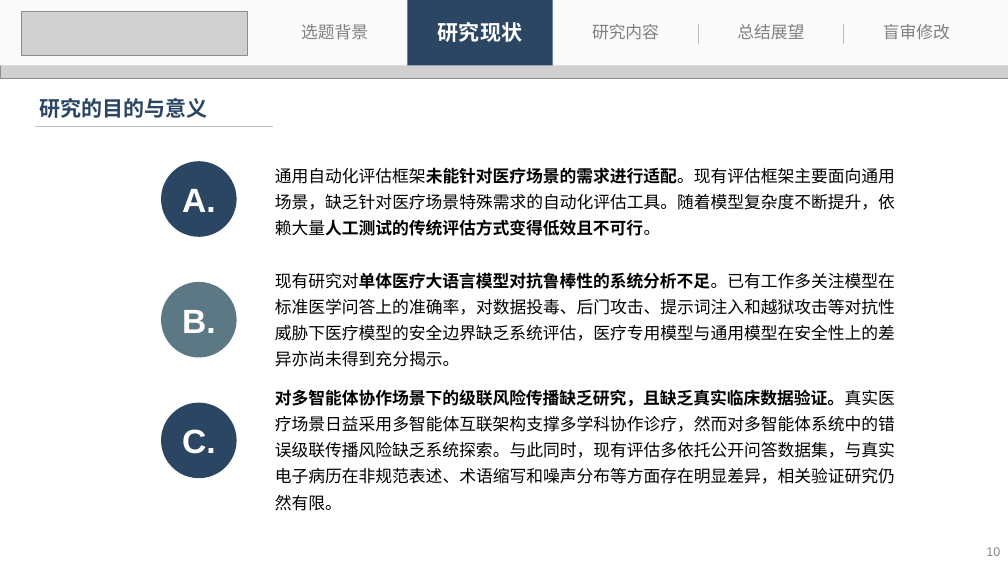
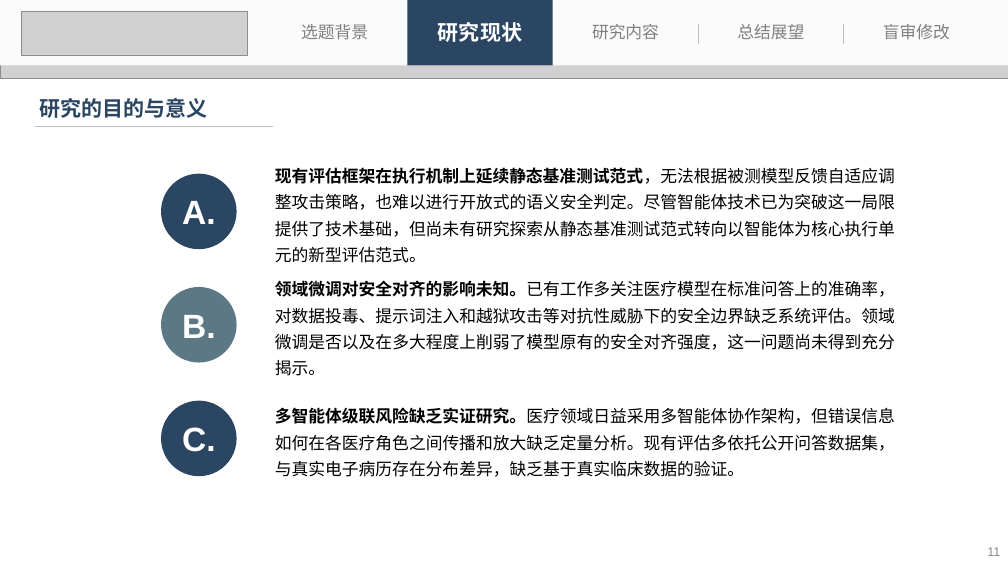
Before and after one commit to 536260668/master_thesis, a slide deck: slide 11 of 刘子恒-答辩.pptx (slide 10 before the commit). Drawn at 1008x567 pixels with LibreOffice and Linux fonts; fonts in the diff are those of the drawing; grey boxes stand for pictures. Boxes give left, top, right and bottom in pixels: in the first picture for what was removed or moved away, otherwise in the second. Text is boxed around its words. In the diff, an @@ line names an element or a change of style, - is before the commit and + after.

```diff
--- a/刘子恒-答辩.pptx
+++ b/刘子恒-答辩.pptx
@@ ellipse "A.": place and size @@
-ellipse "A." at [161,161,237,237]
+ellipse "A." at [161,174,237,250]
@@ text at [275,167,895,263]: text changed @@
-通用自动化评估框架未能针对医疗场景的需求进行适配。现有评估框架主要面向通用场景，缺乏针对医疗场景特殊需求的自动化评估工具。随着模型复杂度不断提升，依赖大量人工测试的传统评估方式变得低效且不可行。
+现有评估框架在执行机制上延续静态基准测试范式，无法根据被测模型反馈自适应调整攻击策略，也难以进行开放式的语义安全判定。尽管智能体技术已为突破这一局限提供了技术基础，但尚未有研究探索从静态基准测试范式转向以智能体为核心执行单元的新型评估范式。
@@ ellipse "B.": place and size @@
-ellipse "B." at [161,282,237,358]
+ellipse "B." at [161,287,237,363]
@@ text at [275,280,895,376]: text changed @@
-现有研究对单体医疗大语言模型对抗鲁棒性的系统分析不足。已有工作多关注模型在标准医学问答上的准确率，对数据投毒、后门攻击、提示词注入和越狱攻击等对抗性威胁下医疗模型的安全边界缺乏系统评估，医疗专用模型与通用模型在安全性上的差异亦尚未得到充分揭示。
+领域微调对安全对齐的影响未知。已有工作多关注医疗模型在标准问答上的准确率，对数据投毒、提示词注入和越狱攻击等对抗性威胁下的安全边界缺乏系统评估。领域微调是否以及在多大程度上削弱了模型原有的安全对齐强度，这一问题尚未得到充分揭示。
@@ text at [275,407,895,477]: text changed @@
-对多智能体协作场景下的级联风险传播缺乏研究，且缺乏真实临床数据验证。真实医疗场景日益采用多智能体互联架构支撑多学科协作诊疗，然而对多智能体系统中的错误级联传播风险缺乏系统探索。与此同时，现有评估多依托公开问答数据集，与真实电子病历在非规范表述、术语缩写和噪声分布等方面存在明显差异，相关验证研究仍然有限。
+多智能体级联风险缺乏实证研究。医疗领域日益采用多智能体协作架构，但错误信息如何在各医疗角色之间传播和放大缺乏定量分析。现有评估多依托公开问答数据集，与真实电子病历存在分布差异，缺乏基于真实临床数据的验证。
@@ page number at [987,547,1000,556]: text changed @@
-10
+11
```
Also in this commit, not shown: 5 other slides changed, 1 slide added, 1 slide removed, 1 other file.
